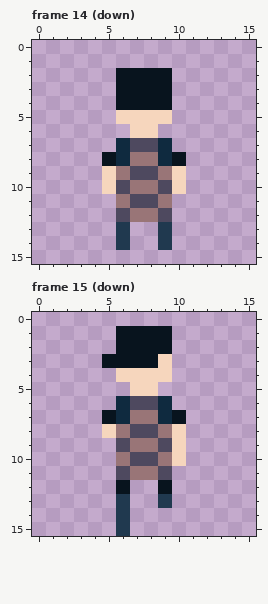
Two states of a pixel-art file, AseperiteFiles/movement.aseprite. Above is the file before it was changed.
16x16 pixels, 53 frames. Pixels under 10% opacity are left out. Shown: frame 14 (down), frame 15 (down). The commit also changed other frames, which this record leaves out.
The same view after the edit:
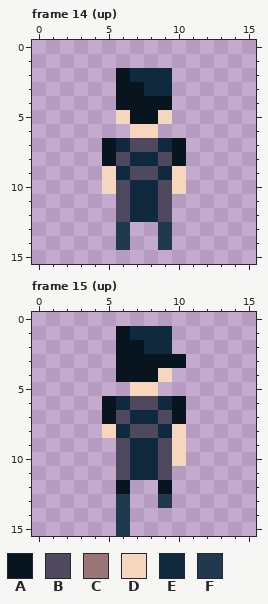
Palette (. is transparent): A #08141e  B #4e495f  C #997577  D #f6d6bd  E #0f2a3f  F #20394f
What changed:
Frame 14 (up), layer "Layer 1":
y 2: x 7..9 AAA -> EEE
y 3: x 8..9 AA -> EE
y 5: x 7..8 DD -> AA
y 7: x 5 . -> A; x 10 . -> A
y 8: x 6..9 ECCE -> BEEB
y 9: x 6 C -> E; x 9 C -> E
y 10: x 7..8 CC -> EE
y 11: x 6..9 CBBC -> BEEB
y 12: x 7..8 CC -> EE
Frame 15 (up), layer "Layer 1":
y 1: x 7..9 AAA -> EEE
y 2: x 8..9 AA -> EE
y 3: x 5 A -> .; x 9..10 D. -> AA
y 4: x 6..8 DDD -> AAA
y 6: x 5 . -> A; x 10 . -> A
y 7: x 6..9 ECCE -> BEEB
y 8: x 6 C -> E; x 9 C -> E
y 9: x 7..8 CC -> EE
y 10: x 6..9 CBBC -> BEEB
y 11: x 7..8 CC -> EE
Where, in picture pixels (left, top, right, bottom), the same in both pictures:
changed: (102, 68, 186, 222)
changed: (102, 326, 186, 480)
